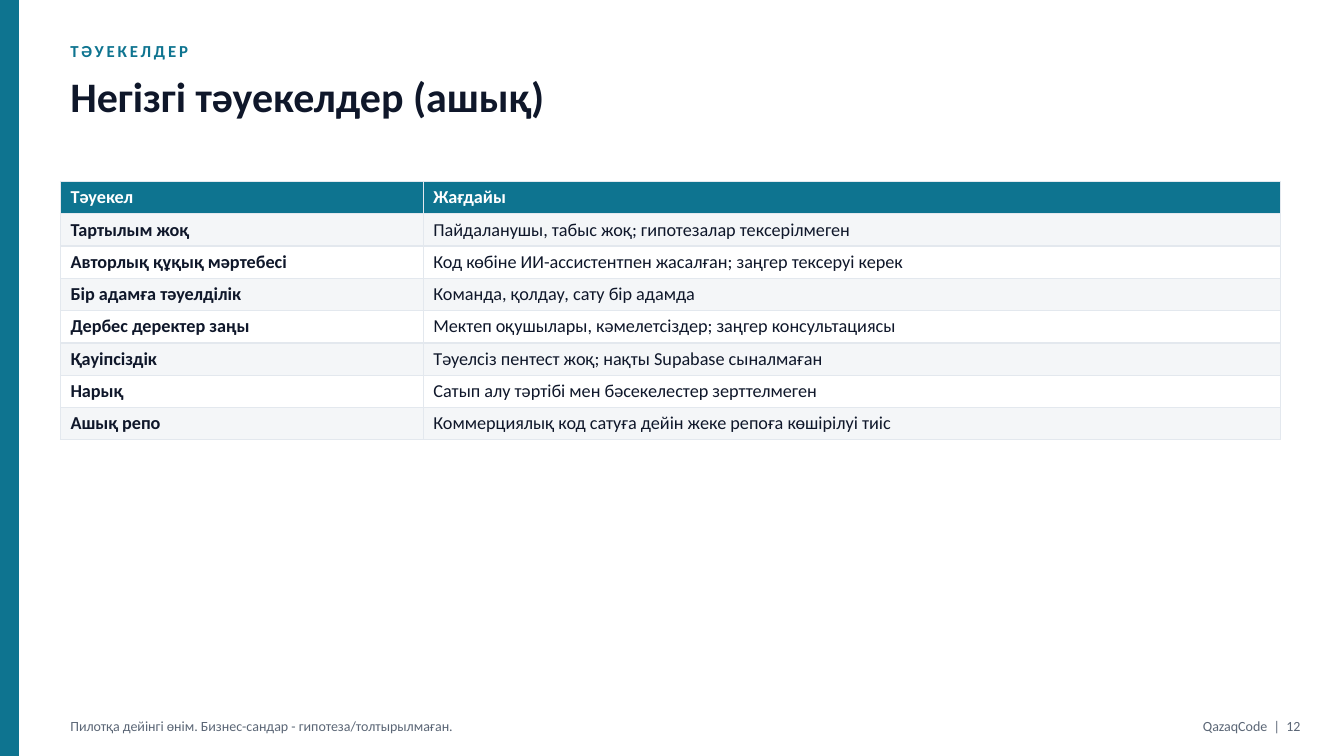
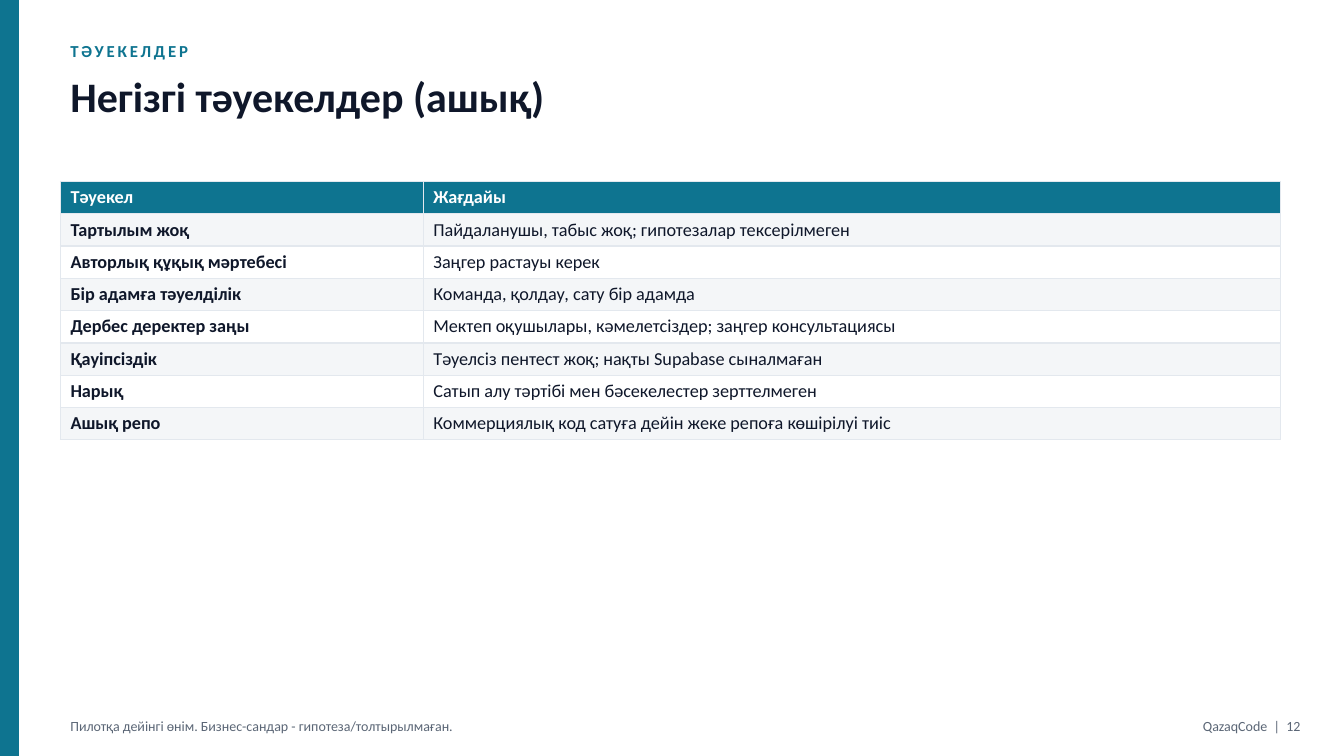
Before and after one commit to Mustafa7677/CS50MUSS, a slide deck: slide 12 of qazaqcode/docs/QazaqCode-pitch.pptx. Drawn at 1344x756 pixels with LibreOffice and Linux fonts; fonts in the diff are those of the drawing. Boxes give left, top, right and bottom in pixels: in the first picture for what was removed or moved away, otherwise in the second. Text is boxed around its words. In the diff, an @@ line names an element or a change of style, - is before the commit and + after.

```diff
--- a/qazaqcode/docs/QazaqCode-pitch.pptx
+++ b/qazaqcode/docs/QazaqCode-pitch.pptx
@@ table at (x1=60, y1=181, x2=1280, y2=436) @@
-row 3, column 2: Код көбіне ИИ-ассистентпен жасалған; заңгер тексеруі керек
+row 3, column 2: Заңгер растауы керек
```
Also in this commit, not shown: 2 other slides changed, 17 other files.
